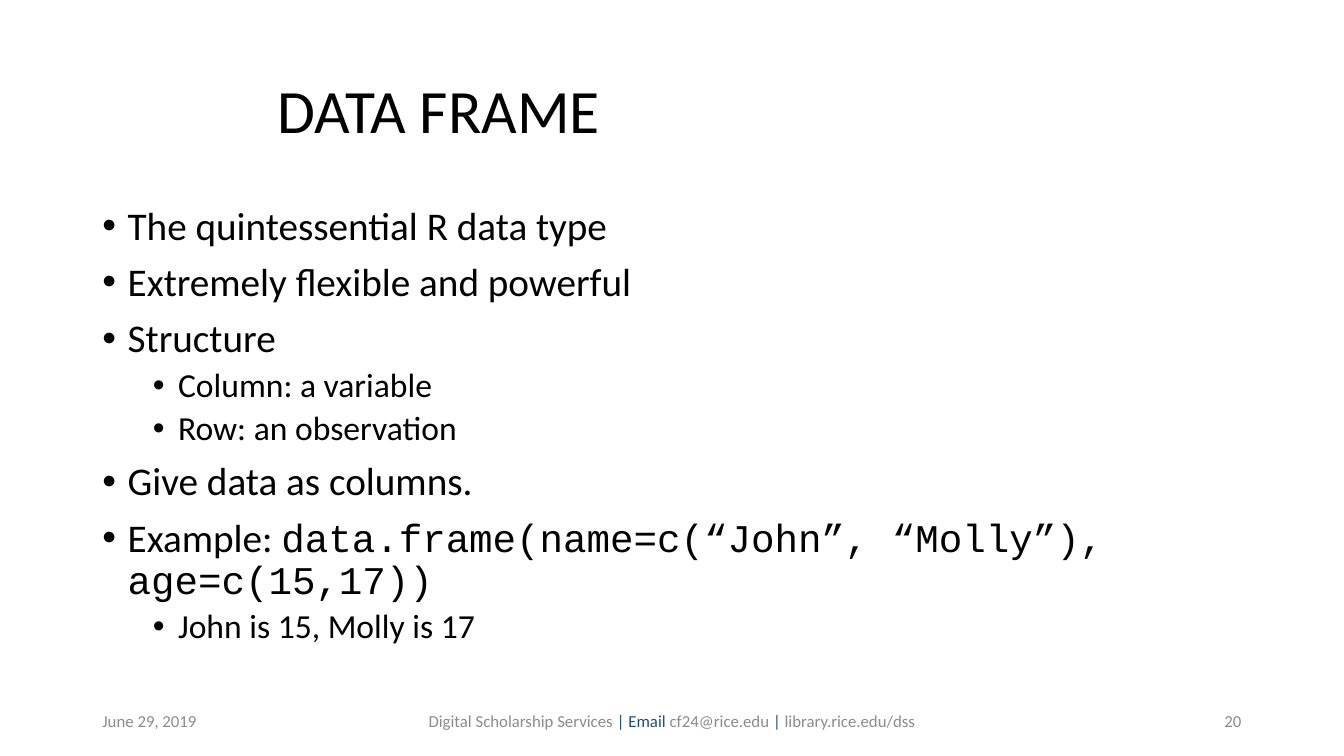
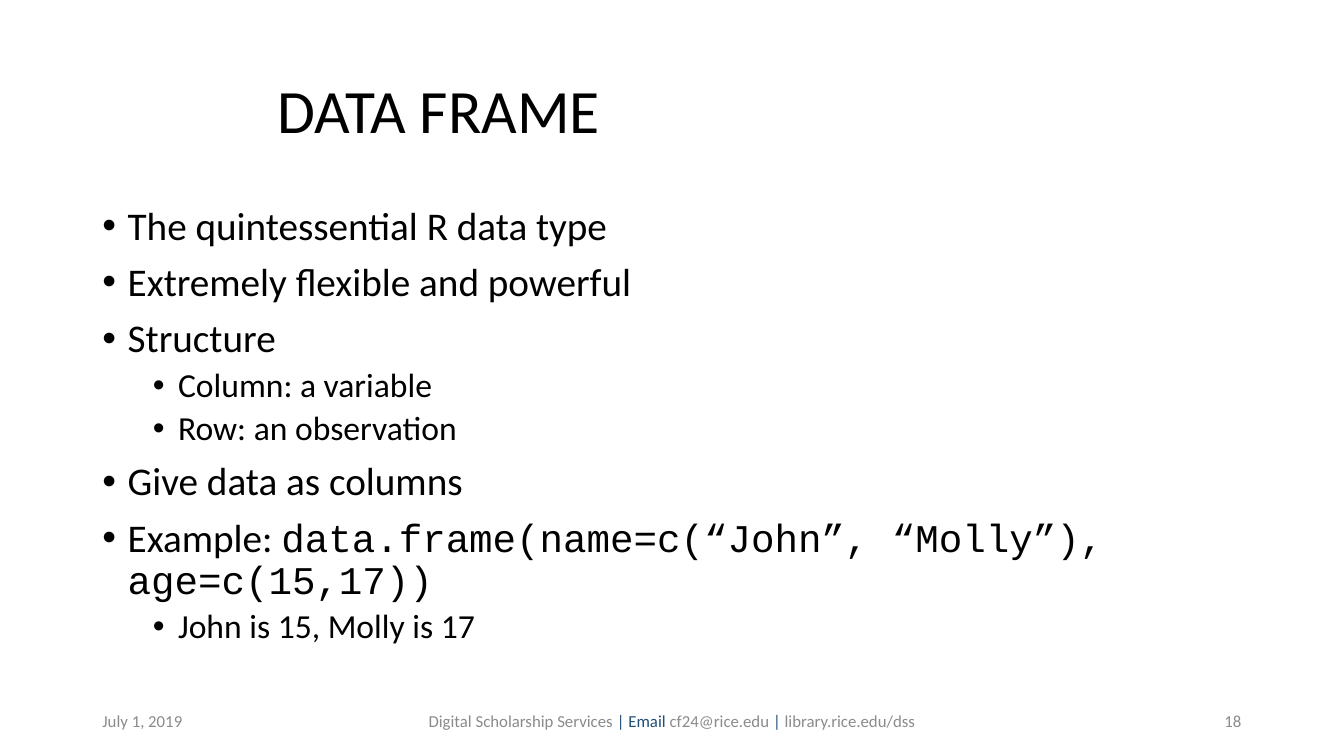
Before and after one commit to bakitybacon/rice-data-and-donuts, a slide deck: slide 18 of introR/Introduction to R.pptx (slide 20 before the commit). Drawn at 1344x756 pixels with LibreOffice and Linux fonts; fonts in the diff are those of the drawing; background and template pictures are left out. Boxes give left, top, right and bottom in pixels: in the first picture for what was removed or moved away, otherwise in the second. Text is boxed around its words. In the diff, an @@ line names an element or a change of style, - is before the commit and + after.

```diff
--- a/introR/Introduction to R.pptx
+++ b/introR/Introduction to R.pptx
@@ text at box(128, 467, 463, 496): text changed @@
-• Give data as columns.
+• Give data as columns
@@ text at box(102, 715, 182, 730): text changed @@
-June 29, 2019
+July 1, 2019
@@ page number at box(1224, 715, 1241, 727): text changed @@
-20
+18
```
Also in this commit, not shown: 39 other slides changed, 2 slides removed.
